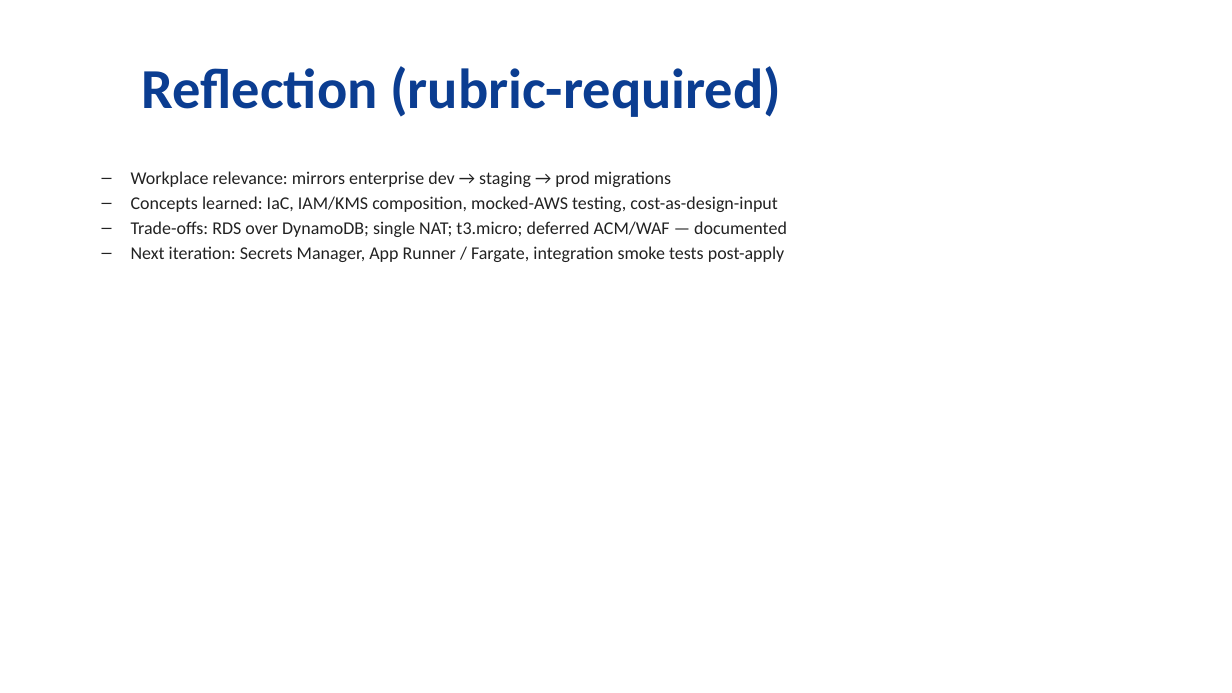
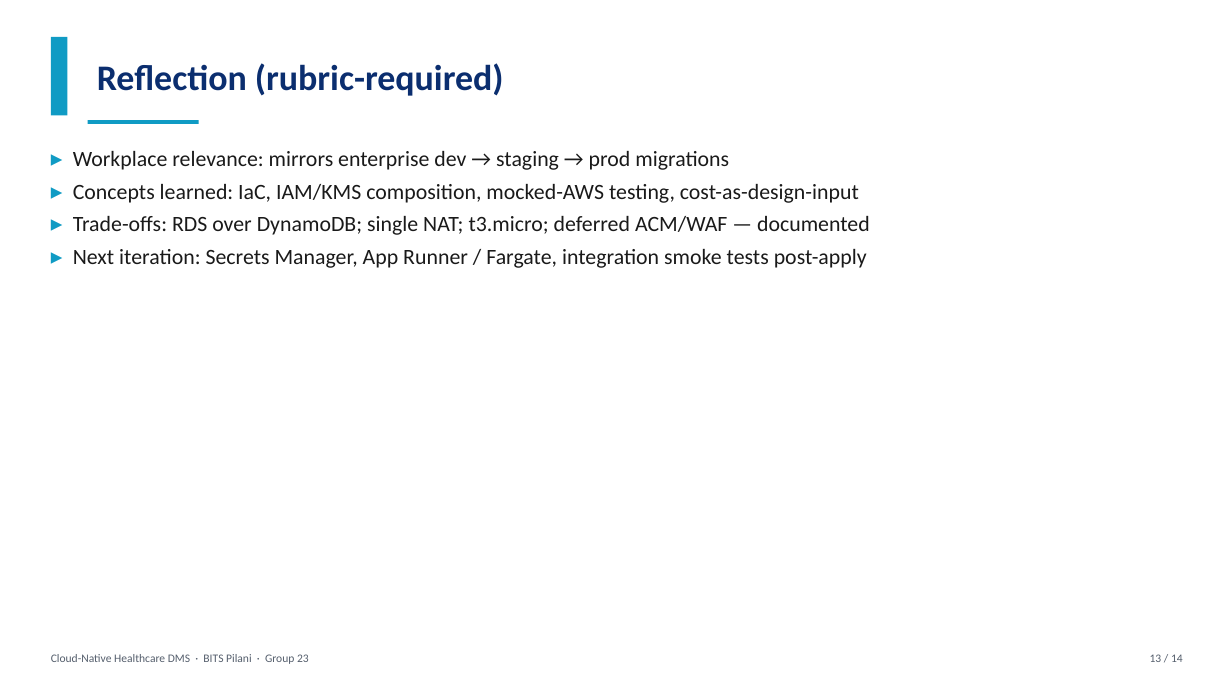
Before and after one commit to avanishpsingh/cloud-health-dms, a slide deck: slide 13 of report/CC_Project_PPT_Group23.pptx. Drawn at 1232x693 pixels with LibreOffice and Linux fonts; fonts in the diff are those of the drawing. Boxes give left, top, right and bottom in pixels: in the first picture for what was removed or moved away, otherwise in the second. Text is boxed around its words. In the diff, an @@ line names an element or a change of style, - is before the commit and + after.

```diff
--- a/report/CC_Project_PPT_Group23.pptx
+++ b/report/CC_Project_PPT_Group23.pptx
@@ rectangle added at box(51, 37, 67, 116), fill #109BC4 @@
@@ text "Reflection (rubric-required)": place and size @@
-text "Reflection (rubric-required)" at box(142, 66, 781, 117)
+text "Reflection (rubric-required)" at box(97, 63, 504, 96)
@@ text "Reflection (rubric-required)" at box(97, 63, 504, 96): size 44 to 28 pt, text colour #0B3D91 to #0B2E6F; alignment centre to left @@
@@ rectangle added at box(88, 120, 199, 124), fill #109BC4 @@
@@ text at box(73, 151, 870, 268): text changed; size 14 to 17 pt; text colour #222222 to #1A1A1A @@
-  – Workplace relevance: mirrors enterprise dev → staging → prod migrations
-  – Concepts learned: IaC, IAM/KMS composition, mocked-AWS testing, cost-as-design-input
-  – Trade-offs: RDS over DynamoDB; single NAT; t3.micro; deferred ACM/WAF — documented
-  – Next iteration: Secrets Manager, App Runner / Fargate, integration smoke tests post-apply
+▸ Workplace relevance: mirrors enterprise dev → staging → prod migrations
+▸ Concepts learned: IaC, IAM/KMS composition, mocked-AWS testing, cost-as-design-input
+▸ Trade-offs: RDS over DynamoDB; single NAT; t3.micro; deferred ACM/WAF — documented
+▸ Next iteration: Secrets Manager, App Runner / Fargate, integration smoke tests post-apply
@@ text added at box(51, 654, 309, 664), 9 pt, text #555F6D @@
+Cloud-Native Healthcare DMS · BITS Pilani · Group 23
@@ text added at box(1150, 654, 1183, 662), 9 pt, text #555F6D @@
+13 / 14
```
Also in this commit, not shown: 11 other slides changed, 2 slides added, 2 slides removed, 1 other file.
